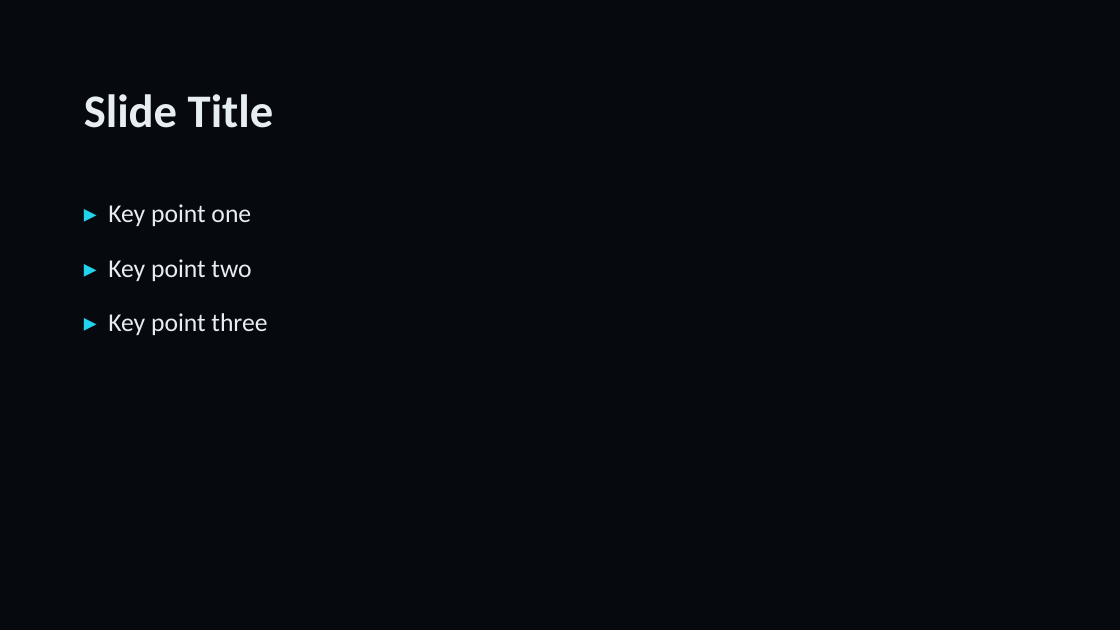
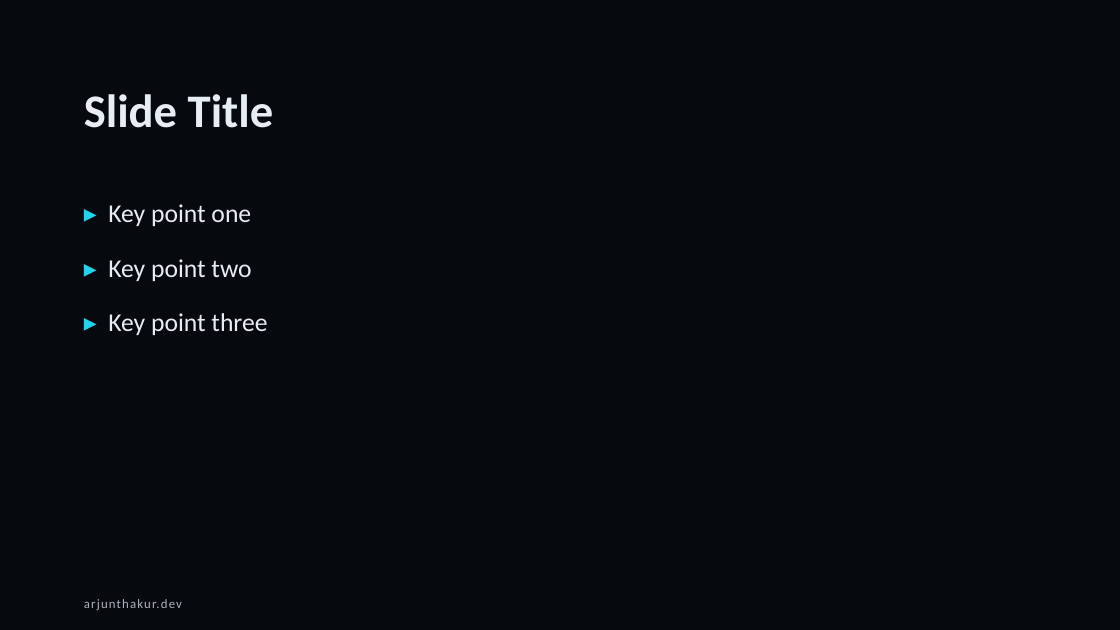
Before and after one commit to thakurarjun247/thakurarjun247.github.io, a slide deck: slide 7 of presentations/Arjun-Thakur-Presentation-Template.pptx. Drawn at 1120x630 pixels with LibreOffice and Linux fonts; fonts in the diff are those of the drawing. Boxes give left, top, right and bottom in pixels: in the first picture for what was removed or moved away, otherwise in the second. Text is boxed around its words. In the diff, an @@ line names an element or a change of style, - is before the commit and + after.

```diff
--- a/presentations/Arjun-Thakur-Presentation-Template.pptx
+++ b/presentations/Arjun-Thakur-Presentation-Template.pptx
@@ text added at <box>84,599,182,610</box>, 11 pt, text #AAB4C0 @@
+arjunthakur.dev
```
Also in this commit, not shown: 8 other slides changed, 1 other file.
